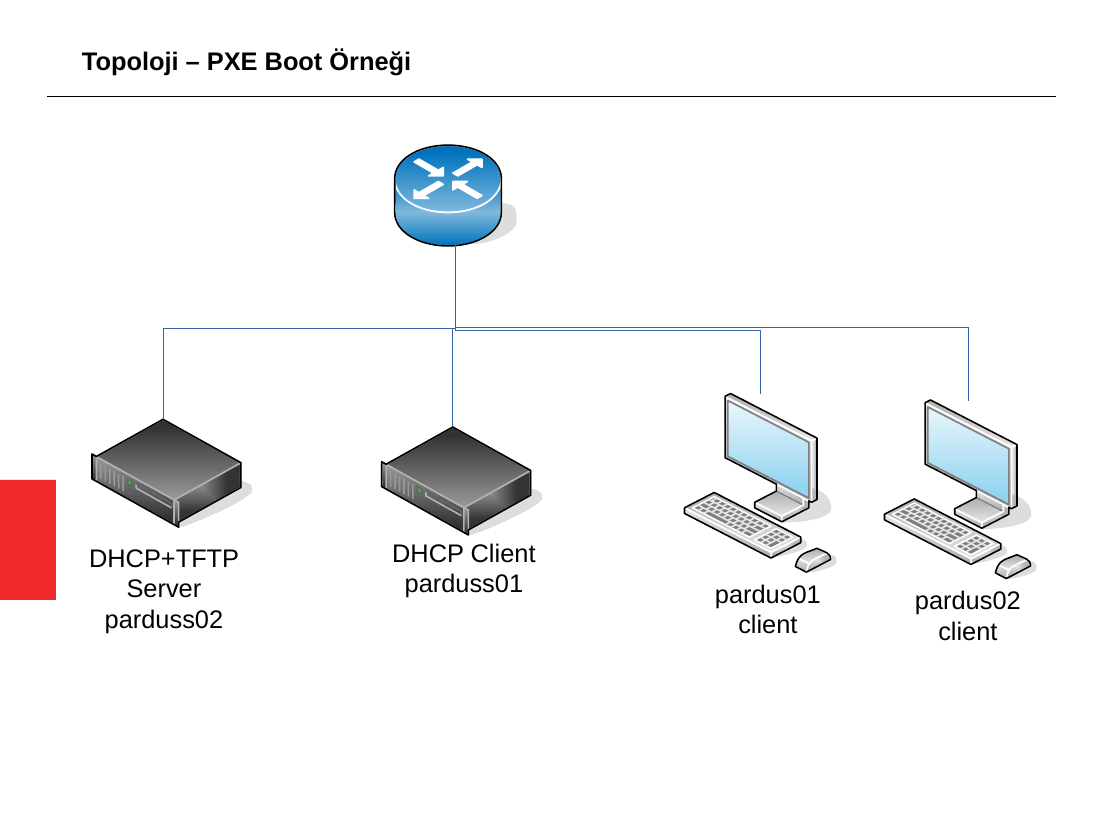
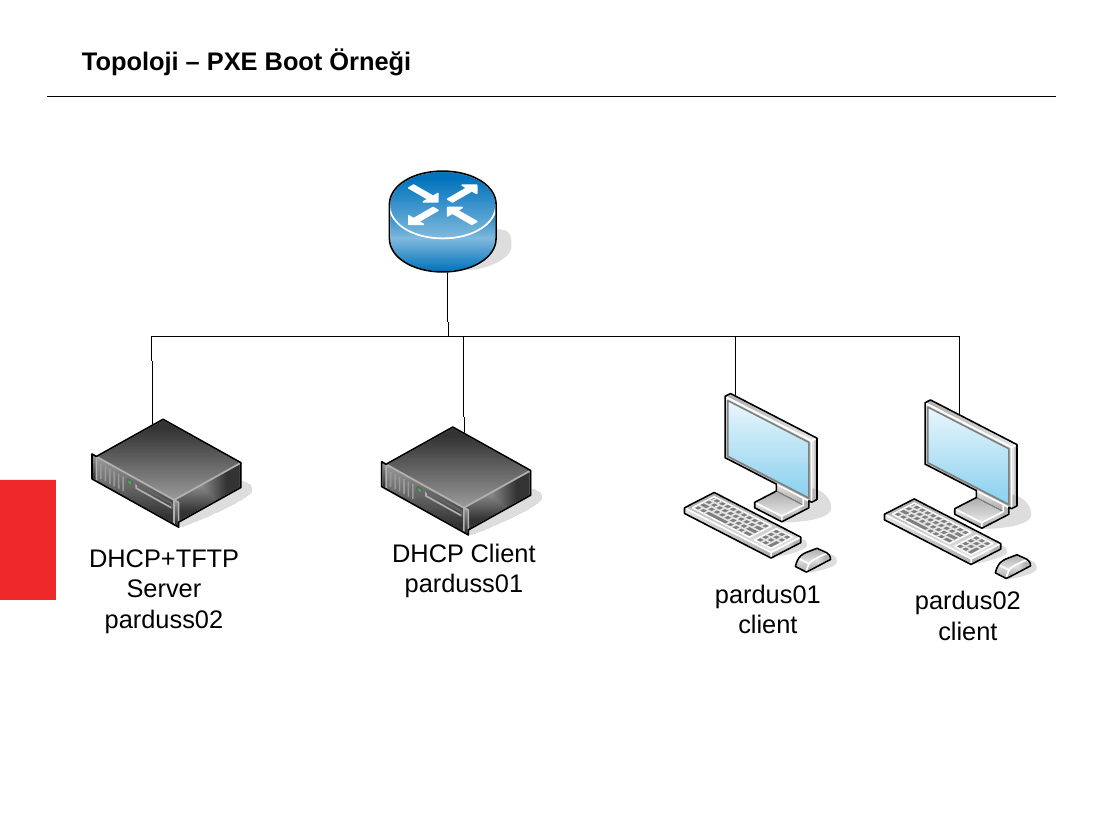
Before and after one commit to aciklab/oyyk18-sysadm, a slide deck: slide 11 of sunumlar/dhcp.odp. Drawn at 1120x840 pixels with LibreOffice and Linux fonts; fonts in the diff are those of the drawing. Boxes give left, top, right and bottom in pixels: in the first picture for what was removed or moved away, otherwise in the second. Text is boxed around its words. In the diff, an @@ line names an element or a change of style, - is before the commit and + after.

```diff
--- a/sunumlar/dhcp.odp
+++ b/sunumlar/dhcp.odp
@@ 4 freeform shapes: place and size @@
-4 freeform shapes at (395, 145, 516, 246)
+4 freeform shapes at (389, 171, 511, 272)
@@ freeform shape: place and size @@
-freeform shape at (415, 182, 444, 199)
+freeform shape at (409, 185, 438, 202)
@@ freeform shape: place and size @@
-freeform shape at (415, 160, 444, 177)
+freeform shape at (409, 207, 438, 225)
@@ freeform shape: place and size @@
-freeform shape at (453, 182, 483, 199)
+freeform shape at (448, 185, 478, 202)
@@ freeform shape: place and size @@
-freeform shape at (453, 160, 483, 177)
+freeform shape at (448, 207, 478, 225)
@@ elbow line removed from (455, 246) to (164, 420) @@
@@ elbow line removed from (455, 246) to (453, 427) @@
@@ elbow line removed from (455, 246) to (760, 393) @@
@@ elbow line removed from (455, 246) to (969, 400) @@
@@ group added at (152, 264, 960, 432): 6 lines @@
```
Also in this commit, not shown: 1 other slide changed, 1 slide added.
